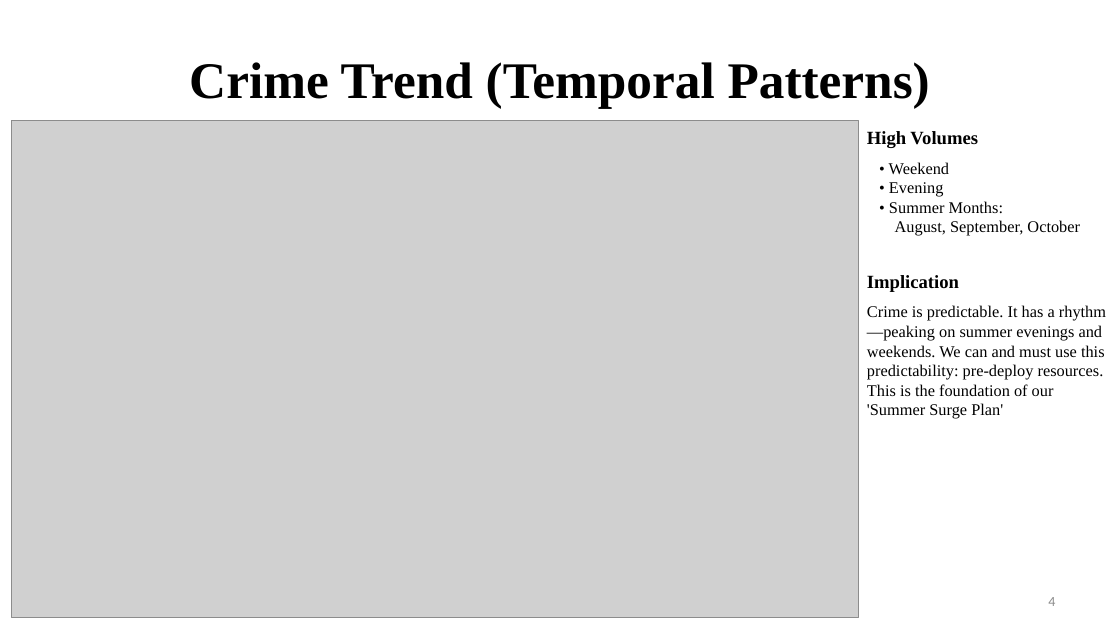
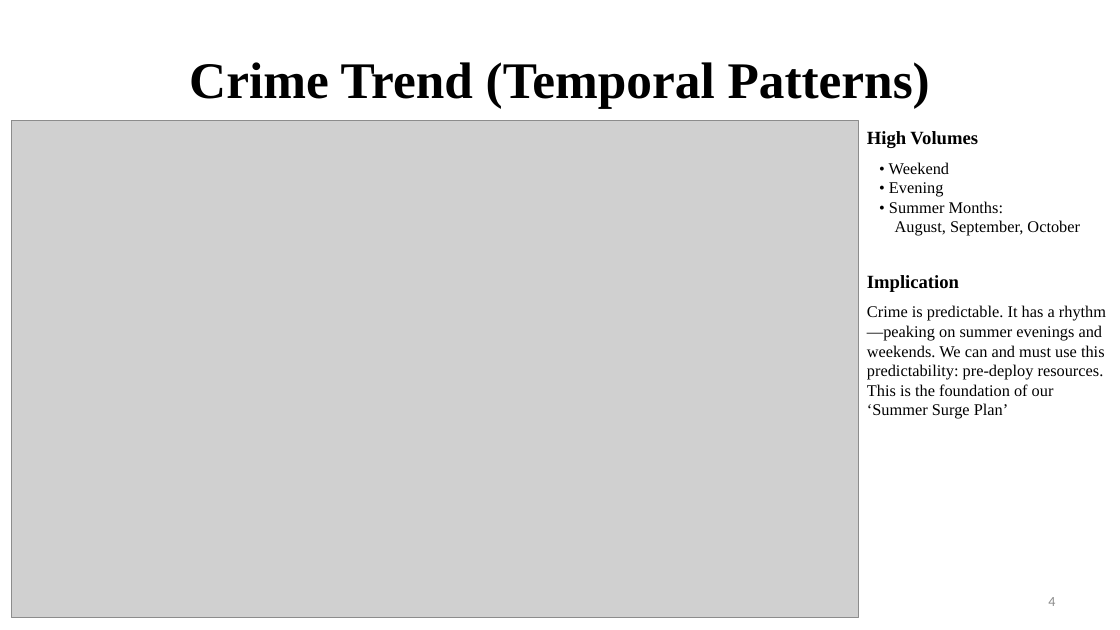
Before and after one commit to fuxima/YRP, a slide deck: slide 4 of YorkRegionCrimeAnalysis_presentation.pptx. Drawn at 1120x630 pixels with LibreOffice and Linux fonts; fonts in the diff are those of the drawing; grey boxes stand for pictures; background and template pictures are left out. Boxes give left, top, right and bottom in pixels: in the first picture for what was removed or moved away, otherwise in the second. Text is boxed around its words. In the diff, an @@ line names an element or a change of style, - is before the commit and + after.

```diff
--- a/YorkRegionCrimeAnalysis_presentation.pptx
+++ b/YorkRegionCrimeAnalysis_presentation.pptx
@@ text at box(867, 305, 1106, 419): text changed @@
-Crime is predictable. It has a rhythm—peaking on summer evenings and weekends. We can and must use this predictability: pre-deploy resources. This is the foundation of our 'Summer Surge Plan'
+Crime is predictable. It has a rhythm—peaking on summer evenings and weekends. We can and must use this predictability: pre-deploy resources. This is the foundation of our ‘Summer Surge Plan’
```
Also in this commit, not shown: 26 other slides changed, 1 other file.
